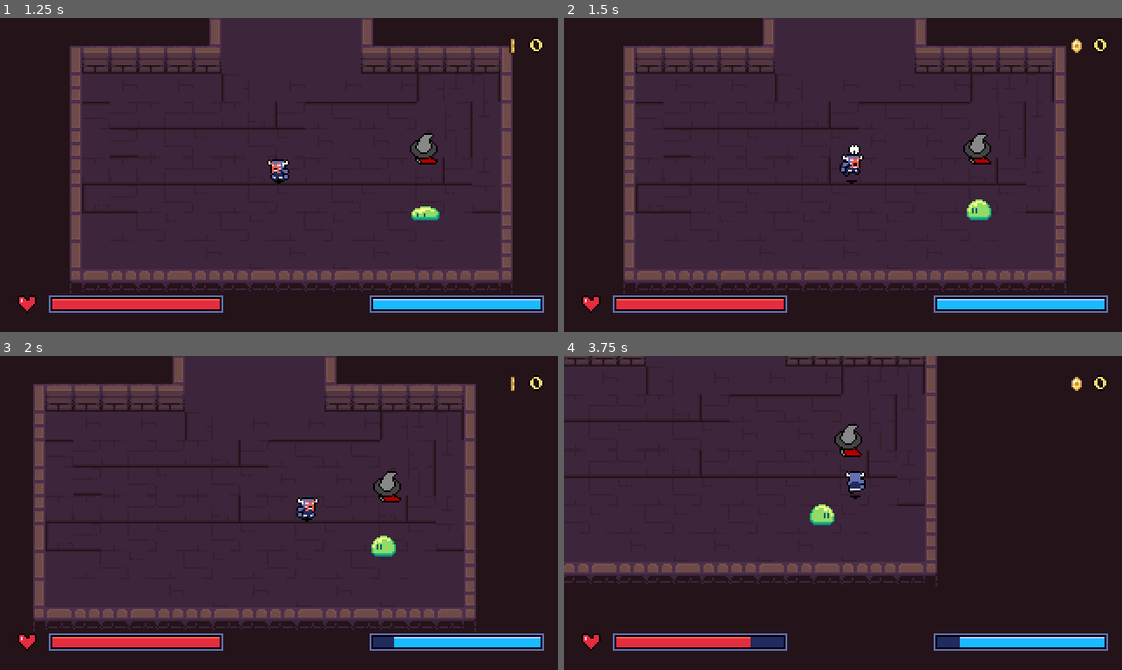
Above: before the commit, frames 1-4 (two rows, left to right).
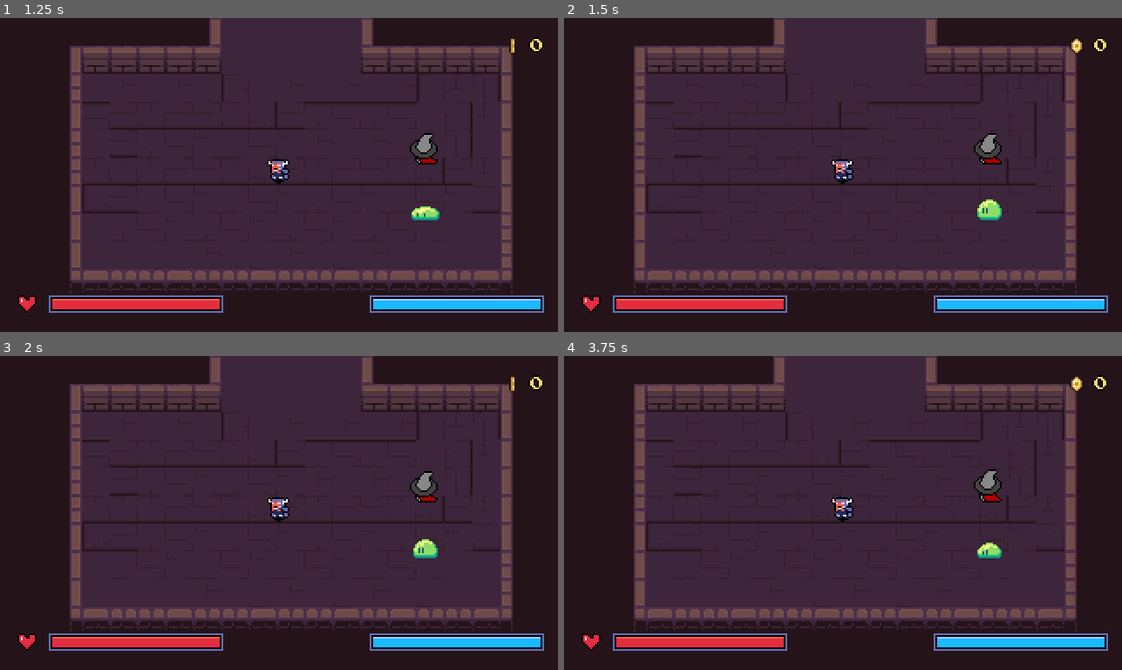
Above: after the commit, the same moments.

Repository: DaEpickid540/haven-2026
Game: Godot game, scene res://Scenes/main.tscn
Two runs of this game, one before a commit and one after it. Both use one fixed random seed, a clock stepped at 60 frames per second and the inputs below.
Inputs (mouse positions are in pixels of both pictures, inside the frame that each line leads up to):
- Up to frame 1 (1.25 s): click "Start Game" at 0.5 s
- Up to frame 2 (1.5 s): move the mouse to (965, 159) at 1.27 s; hold Right (right) from 1.28 s (still down); hold X (dash) from 1.28 s (still down); tap J (attack) at 1.35 s; click (965, 159) at 1.42 s
- Up to frame 3 (2 s): keep holding Right (right); keep holding X (dash)
- Up to frame 4 (3.75 s): move the mouse to (731, 528) at 2.02 s; release Right (right) at 2.03 s; release X (dash) at 2.03 s; hold Down (down) 2.03-2.78 s; tap X (dash) at 2.1, 3.6 s; tap J (attack) at 2.3, 2.85 s; move the mouse to (898, 443) at 2.77 s; hold Right (right) 2.78-3.53 s; hold X (dash) 2.78-3.53 s; move the mouse to (815, 575) at 3.52 s; hold Up (up) from 3.53 s (still down); click (815, 575) at 3.67 s

Frame 1 is identical in both runs. In frame 2, 9.3% of the frame differs, in the area x 10-92%, y 0-88%; in frame 3, 18%; in frame 4, 42%, in the area x 0-92%, y 0-93%.
Error after the commit: Parse Error: Variable "input_vector" has the same name as a previously declared variable. (res://Scripts/player.gd:23)

Commit message:
Revert "BUGFIX"
This reverts commit ea965a7.

Co-Authored-By: Claude Opus 5.5 <noreply@anthropic.com>

Diff:
--- a/Scripts/player.gd
+++ b/Scripts/player.gd
@@ -1,4 +1,7 @@
 class_name Player extends CharacterBody2D
+
+var speed = 100.0
+var strength = 10.0
 
 const DASH_MULTIPLIER := 1.3
 const HURT_COOLDOWN := 0.6
@@ -11,11 +14,19 @@
 var input_vector := Vector2.ZERO
 var _hurt_timer := 0.0
 var _exhausted := false
-var _enemies_hit_this_attack: Array[Node2D] = []
 
 @onready var animation_tree: AnimationTree = $AnimationTree
-@onready var playback := animation_tree.get("parameters/StateMachine/playback") as AnimationNodeStateMachinePlayback
+@onready var playback = animation_tree.get("parameters/StateMachine/playback") as AnimationNodeStateMachinePlayback
 @onready var weapon_hitbox: Area2D = $WeaponHitbox
+
+
+var input_vector = Vector2.ZERO
+
+const SPEED = 100.0
+const HURT_COOLDOWN := 0.6
+
+var _hurt_timer := 0.0
+var _enemies_hit_this_attack: Array[Node2D] = []
 
 
 func _ready() -> void:
@@ -38,27 +49,40 @@
 	set_physics_process(false)
 	$DeathScreen.open()
 
-
 func _physics_process(delta: float) -> void:
 	_hurt_timer = maxf(_hurt_timer - delta, 0.0)
-	if playback.get_current_node() == "MoveState":
-		move_state()
-	else:
-		input_vector = Vector2.ZERO
-		dashing = false
+	var state = playback.get_current_node()
+	match state:
+		"MoveState":
+			move_state()
+		"AttackState":
+			input_vector = Vector2.ZERO
+			dashing = false
+		_:
+			input_vector = Vector2.ZERO
+			dashing = false
 	update_stamina(delta)
 	var speed := PlayerStats.get_move_speed() * (DASH_MULTIPLIER if dashing else 1.0)
 	velocity = input_vector * speed
 	move_and_slide()
 
+func move_state(delta: float) -> void:
+	input_vector = Input.get_vector("left","right","up","down")
 
-func move_state() -> void:
-	input_vector = Input.get_vector("left", "right", "up", "down")
-	dashing = Input.is_action_pressed("dash")
 	if input_vector != Vector2.ZERO:
-		update_blend_positions(Vector2(input_vector.x, -input_vector.y))
+		var direction_vector = Vector2(input_vector.x, -input_vector.y)
+		update_blend_positions(direction_vector)
+
 	if Input.is_action_just_pressed("attack"):
 		_start_attack()
+	if Input.is_action_pressed("dash"):
+		speed=130.0
+		dashing=true
+	else:
+		speed=100.0
+		dashing=false
+
+
 
 
 func update_stamina(delta: float) -> void:
@@ -90,5 +114,6 @@
 		return
 	if body in _enemies_hit_this_attack or not body.has_method("take_damage"):
 		return
+
 	_enemies_hit_this_attack.append(body)
 	body.take_damage(PlayerStats.get_damage())
